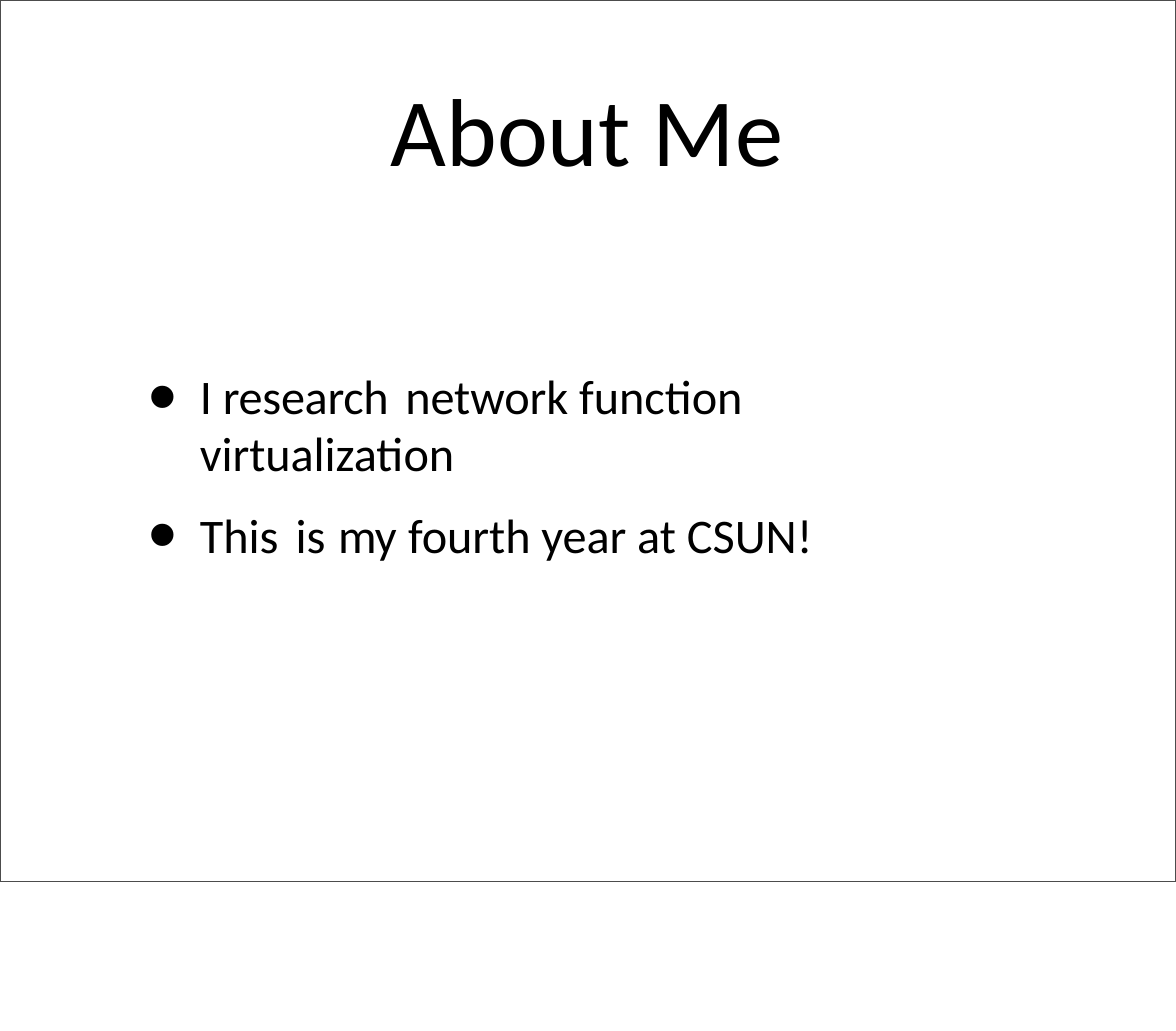
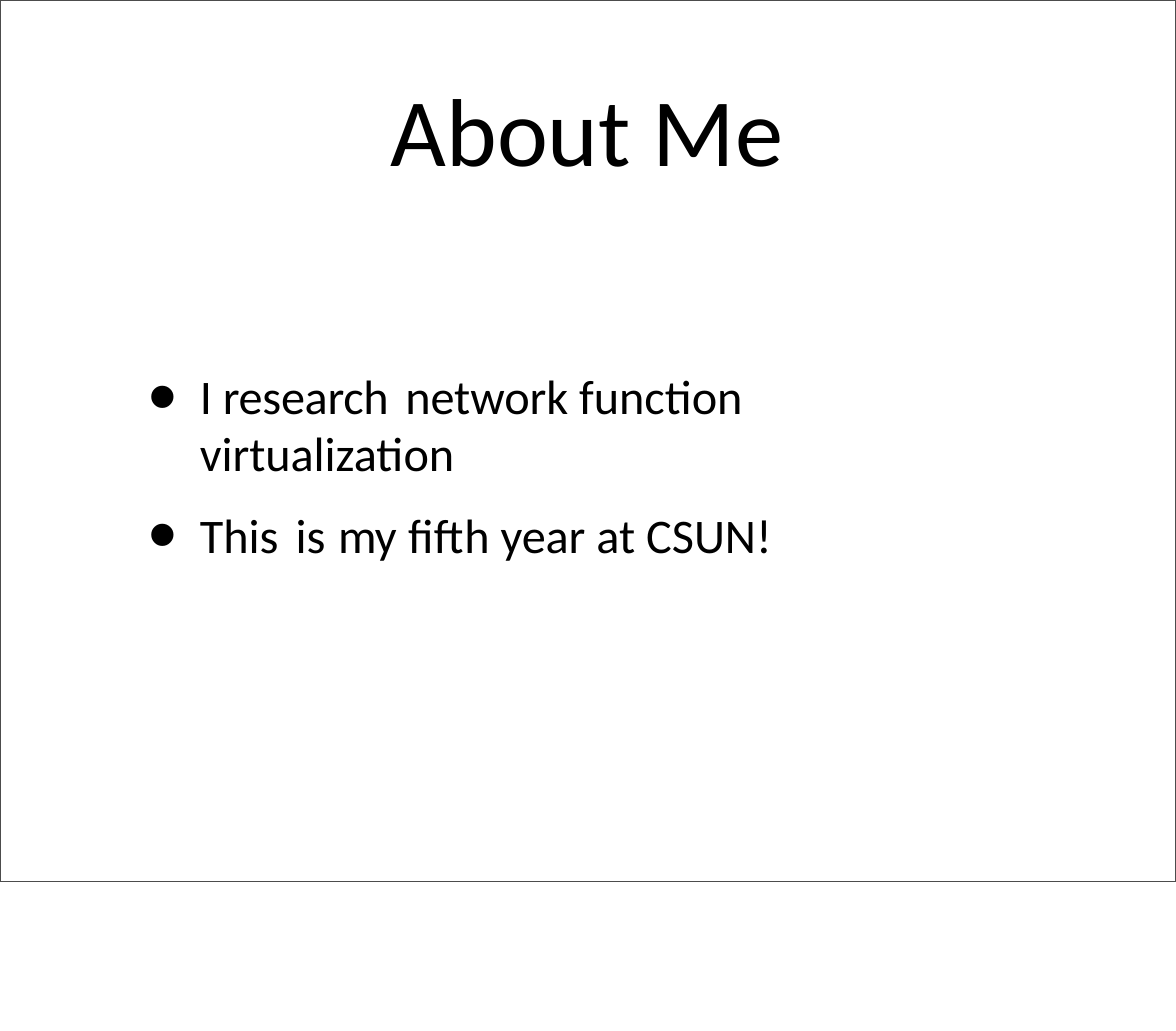
Before and after one commit to mjalalit/COMP110, a slide deck: slide 2 of lecture/week_1/week_1_notes_1.pptx. Drawn at 1176x1031 pixels with LibreOffice and Linux fonts; fonts in the diff are those of the drawing. Boxes give left, top, right and bottom in pixels: in the first picture for what was removed or moved away, otherwise in the second. Text is boxed around its words. In the diff, an @@ line names an element or a change of style, - is before the commit and + after.

```diff
--- a/lecture/week_1/week_1_notes_1.pptx
+++ b/lecture/week_1/week_1_notes_1.pptx
@@ text at [200,519,772,561]: text changed @@
-• This is my fourth year at CSUN!
+• This is my fifth year at CSUN!
```
Also in this commit, not shown: 3 other files.
